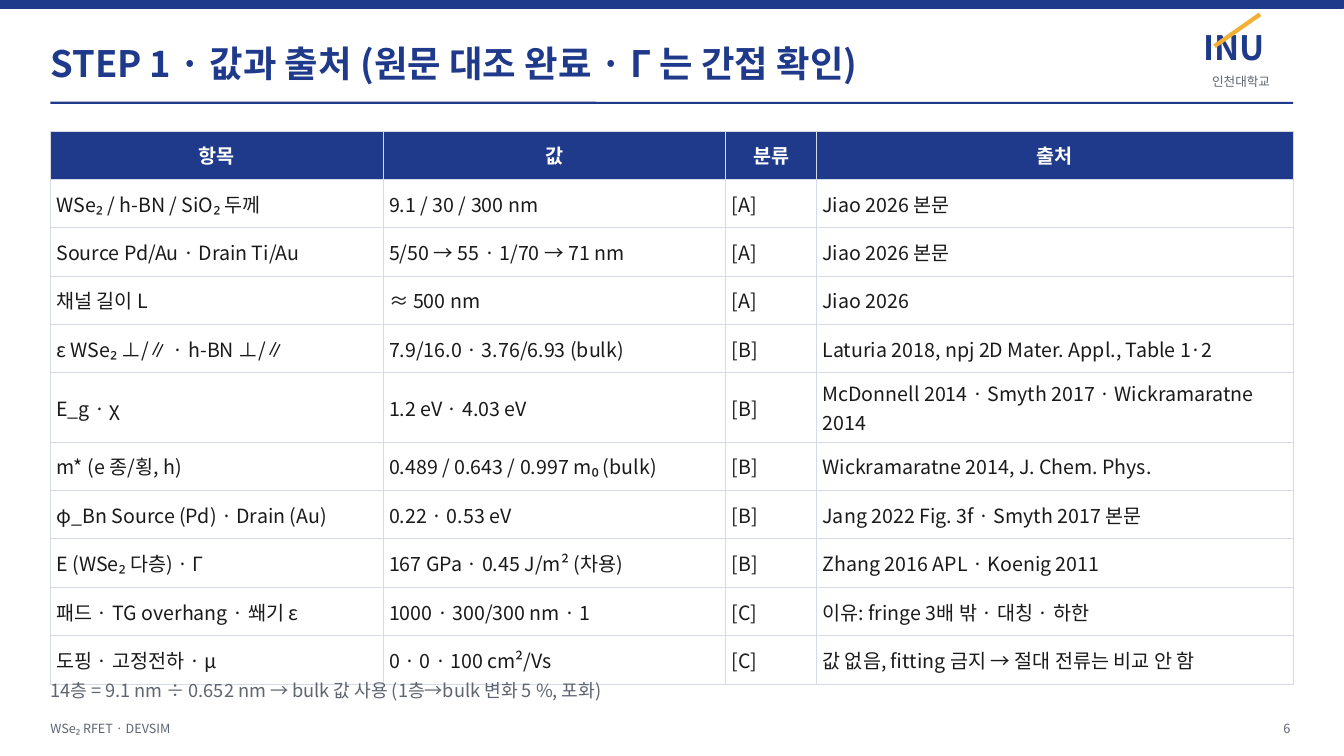
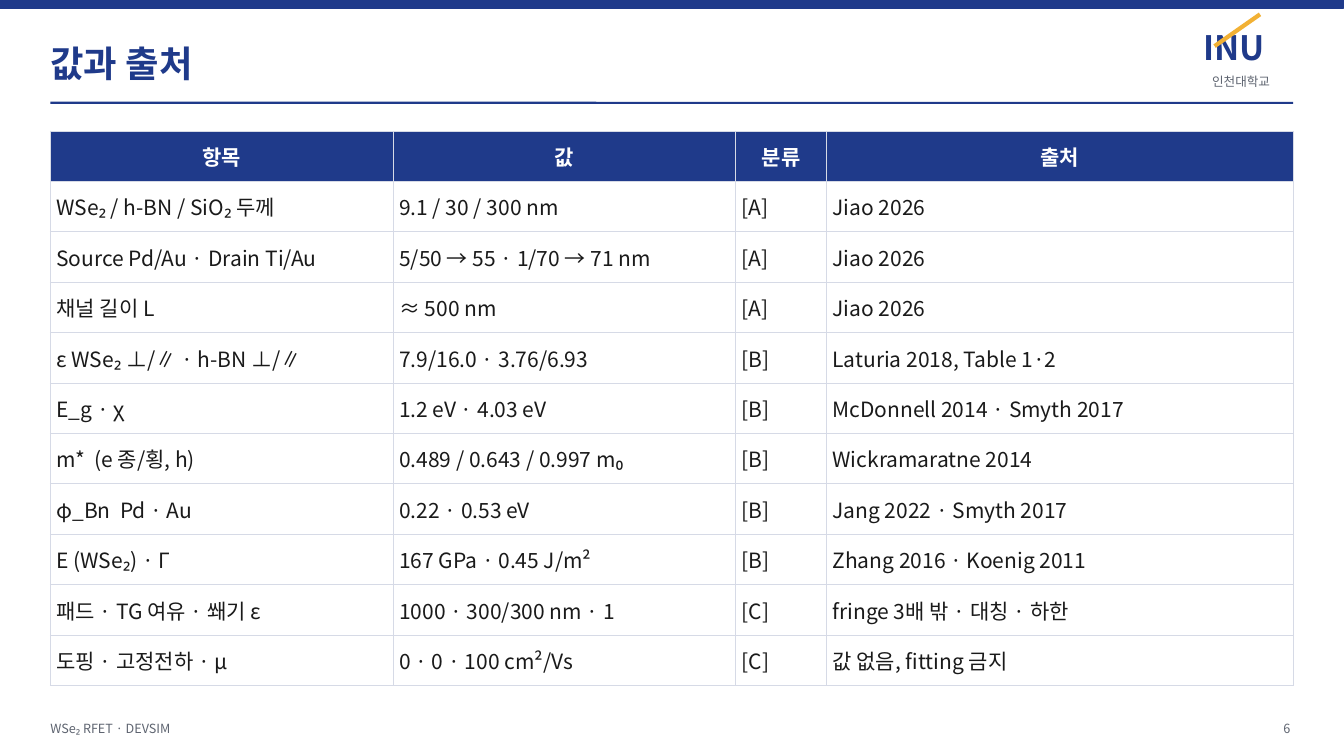
Before and after one commit to jiseonyang-9070/rfet, a slide deck: slide 6 of slides/RFET_progress_INU.pptx. Drawn at 1344x756 pixels with LibreOffice and Linux fonts; fonts in the diff are those of the drawing. Boxes give left, top, right and bottom in pixels: in the first picture for what was removed or moved away, otherwise in the second. Text is boxed around its words. In the diff, an @@ line names an element or a change of style, - is before the commit and + after.

```diff
--- a/slides/RFET_progress_INU.pptx
+++ b/slides/RFET_progress_INU.pptx
@@ text at (x1=50, y1=46, x2=193, y2=81): text changed @@
-STEP 1 · 값과 출처 (원문 대조 완료 · Γ 는 간접 확인)
+값과 출처
@@ table at (x1=50, y1=131, x2=1294, y2=678) @@
-row 2, column 4: Jiao 2026 본문
+row 2, column 4: Jiao 2026
-row 3, column 4: Jiao 2026 본문
+row 3, column 4: Jiao 2026
-row 5, column 2: 7.9/16.0 · 3.76/6.93 (bulk)
+row 5, column 2: 7.9/16.0 · 3.76/6.93
-row 5, column 4: Laturia 2018, npj 2D Mater. Appl., Table 1·2
+row 5, column 4: Laturia 2018, Table 1·2
-row 6, column 4: McDonnell 2014 · Smyth 2017 · Wickramaratne 2014
+row 6, column 4: McDonnell 2014 · Smyth 2017
-row 7, column 2: 0.489 / 0.643 / 0.997 m₀ (bulk)
+row 7, column 2: 0.489 / 0.643 / 0.997 m₀
-row 7, column 4: Wickramaratne 2014, J. Chem. Phys.
+row 7, column 4: Wickramaratne 2014
-row 8, column 1: φ_Bn Source (Pd) · Drain (Au)
+row 8, column 1: φ_Bn Pd · Au
-row 8, column 4: Jang 2022 Fig. 3f · Smyth 2017 본문
+row 8, column 4: Jang 2022 · Smyth 2017
-row 9: E (WSe₂ 다층) · Γ | 167 GPa · 0.45 J/m² (차용) | [B] | Zhang 2016 APL · Koenig 2011
+row 9: E (WSe₂) · Γ | 167 GPa · 0.45 J/m² | [B] | Zhang 2016 · Koenig 2011
-row 10, column 1: 패드 · TG overhang · 쐐기 ε
+row 10, column 1: 패드 · TG 여유 · 쐐기 ε
-row 10, column 4: 이유: fringe 3배 밖 · 대칭 · 하한
+row 10, column 4: fringe 3배 밖 · 대칭 · 하한
-row 11, column 4: 값 없음, fitting 금지 → 절대 전류는 비교 안 함
+row 11, column 4: 값 없음, fitting 금지
@@ size 14 to 15 pt in "항목", "값", "분류", "출처" and 25 more places @@
@@ text removed at (x1=50, y1=679, x2=602, y2=701) @@
-14층 = 9.1 nm ÷ 0.652 nm → bulk 값 사용 (1층→bulk 변화 5 %, 포화)
```
Also in this commit, not shown: 15 other slides changed, 5 slides added, 2 slides removed, 23 other files.
